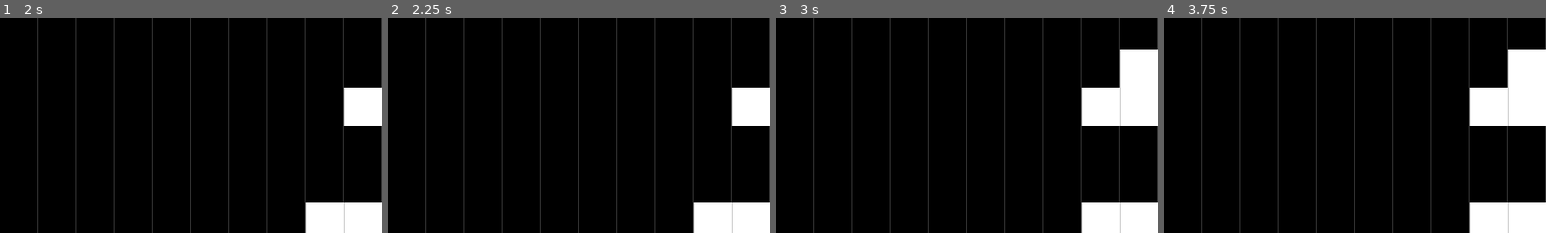
Above: before the commit, frames 1-4 (left to right).
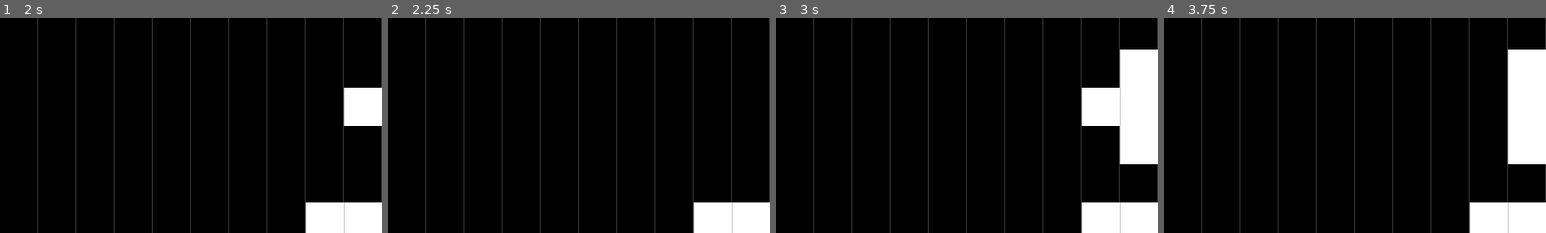
Above: after the commit, the same moments.

Repository: jtuttle/bridger
Game: Godot game, scene res://objects/levels/level_1/level.tscn
Same seed, same stepped clock (60 frames per second), same inputs: the game is played once before the commit and once after it.
Inputs:
- Up to frame 1 (2 s): tap Enter at 0.5 s; hold Up (rotate_clockwise, bound only after the commit) 0.53-1.28 s; tap Left (rotate_counter_clockwise, bound only after the commit) at 0.8, 1.35 s; tap Space at 1.25 s; tap Up (rotate_clockwise, bound only after the commit) at 1.55 s
- Up to frame 2 (2.25 s): hold Up (rotate_clockwise, bound only after the commit) from 2.03 s (still down)
- Up to frame 3 (3 s): tap Left (rotate_counter_clockwise, bound only after the commit) at 2.3, 2.85 s; tap Enter at 2.75 s; release Up (rotate_clockwise, bound only after the commit) at 2.78 s
- Up to frame 4 (3.75 s): tap Up (rotate_clockwise, bound only after the commit) at 3.05 s; tap Space at 3.5 s; hold Up (rotate_clockwise, bound only after the commit) from 3.53 s (still down)
The pictures show only the part of the screen within x 50-100%, y 10-60%; the shares and areas given below are measured in that part.

Frame 1 is identical in both runs. In frame 2, 1.8% of the frame differs, in the area x 90-100%, y 32-51%; in frame 3, 1.8%; in frame 4, 3.6%, in the area x 80-100%, y 32-68%.

Commit message:
Add piece rotation with arrow keys

Diff:
--- a/objects/levels/level_controller.gd
+++ b/objects/levels/level_controller.gd
@@ -23,6 +23,8 @@
 	# Prevent randi() from returning same value on every run
 	randomize()
 
+	set_process_input(true)
+
 	#set up the grid data structure
 	for x in range(GRID_WIDTH):
 		grid.append([])
@@ -30,6 +32,17 @@
 			grid[x].append(0)
 
 	_start_level()
+
+func _input(event):
+	if event.is_action_pressed("rotate_clockwise"):
+		_clear_piece()
+		_piece.rotate_clockwise()
+		_draw_piece()
+
+	if event.is_action_pressed("rotate_counter_clockwise"):
+		_clear_piece()
+		_piece.rotate_counter_clockwise()
+		_draw_piece()
 
 func _start_level():
 	_piece = _shape_factory.next_shape()
--- a/objects/shapes/shape.gd
+++ b/objects/shapes/shape.gd
@@ -2,3 +2,9 @@
 
 func get_coords():
 	return self._coords[_coord_index]
+
+func rotate_clockwise():
+	_coord_index = (_coord_index + 1) % self._coords.size()
+
+func rotate_counter_clockwise():
+	_coord_index = (_coord_index - 1) % self._coords.size()
--- a/project.godot
+++ b/project.godot
@@ -29,6 +29,21 @@
 window/stretch/mode="2d"
 window/stretch/aspect="keep"
 
+[input]
+
+rotate_clockwise={
+"deadzone": 0.5,
+"events": [ Object(InputEventKey,"resource_local_to_scene":false,"resource_name":"","device":0,"alt":false,"shift":false,"control":false,"meta":false,"command":false,"pressed":false,"scancode":16777232,"unicode":0,"echo":false,"script":null)
+, Object(InputEventKey,"resource_local_to_scene":false,"resource_name":"","device":0,"alt":false,"shift":false,"control":false,"meta":false,"command":false,"pressed":false,"scancode":16777233,"unicode":0,"echo":false,"script":null)
+ ]
+}
+rotate_counter_clockwise={
+"deadzone": 0.5,
+"events": [ Object(InputEventKey,"resource_local_to_scene":false,"resource_name":"","device":0,"alt":false,"shift":false,"control":false,"meta":false,"command":false,"pressed":false,"scancode":16777231,"unicode":0,"echo":false,"script":null)
+, Object(InputEventKey,"resource_local_to_scene":false,"resource_name":"","device":0,"alt":false,"shift":false,"control":false,"meta":false,"command":false,"pressed":false,"scancode":16777234,"unicode":0,"echo":false,"script":null)
+ ]
+}
+
 [node]
 
 name_num_separator=2
